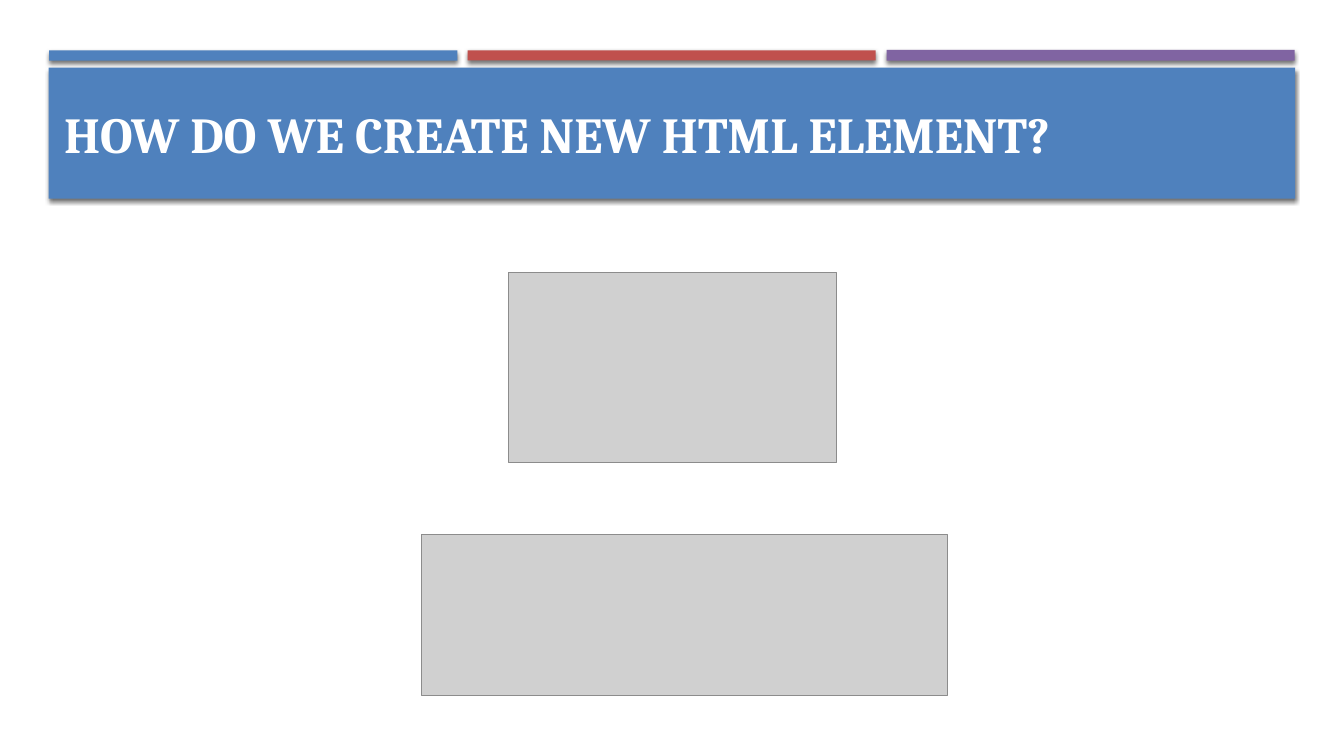
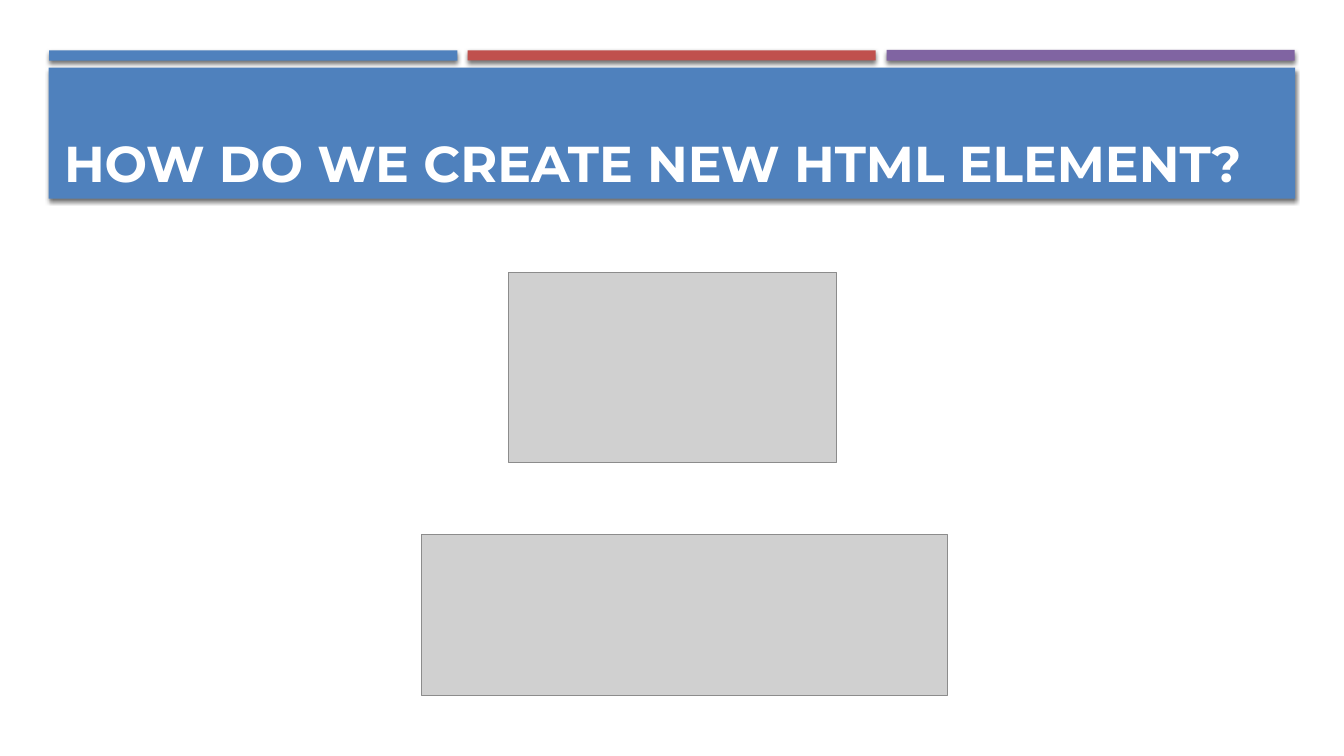
Before and after one commit to sunwaytechclub/2018-WebLaunch, a slide deck: slide 6 of slides.pptx (slide 7 before the commit). Drawn at 1344x756 pixels with LibreOffice and Linux fonts; fonts in the diff are those of the drawing; grey boxes stand for pictures. Boxes give left, top, right and bottom in pixels: in the first picture for what was removed or moved away, otherwise in the second. Text is boxed around its words. In the diff, an @@ line names an element or a change of style, - is before the commit and + after.

```diff
--- a/slides.pptx
+++ b/slides.pptx
@@ text "HOW DO WE CREATE NEW ..." at <box>64,146,1242,183</box>: font Cambria to Montserrat; vertical alignment middle to bottom @@
```
Also in this commit, not shown: 25 other slides changed, 1 slide removed, 1 other file.
